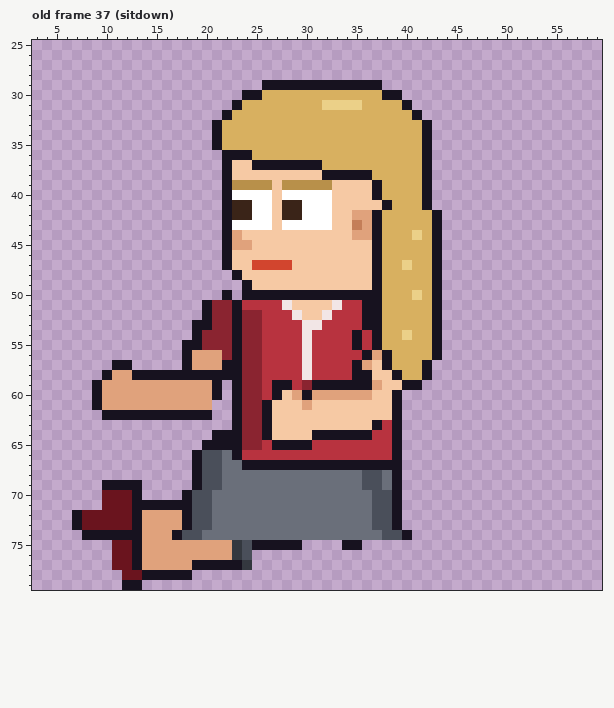
Two states of a pixel-art file, sprites/clients/client_karen_left_anim.aseprite. The picture above was drawn from the file before the commit.
64x80 pixels, 85 frames. Colours within 5 levels of each other are drawn and written as one. Shown: old frame 37 (sitdown): x 3..59, y 25..79. The commit also changed other frames, which this record leaves out.
The result:
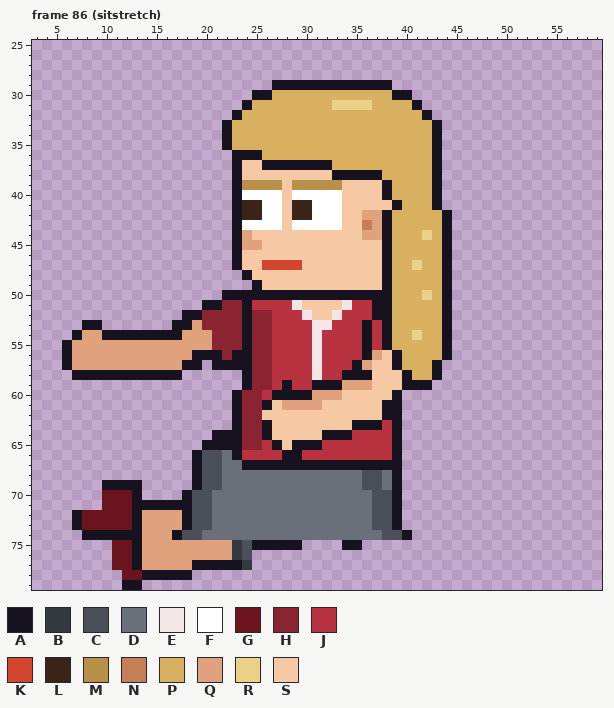
Palette (. is transparent): A #17121f  B #34383f  C #4a4f5a  D #6a6f7a  E #f2e6e6  F #ffffff  G #6a141e  H #8a2430  J #b8333f  K #d2452e  L #3a2418  M #b8904a  N #c47e58  P #d8b060  Q #e0a27c  R #ebd088  S #f6c9a4
A new or re-ordered frame is compared with the old frame closest to it.
The exact change:
frames 85 -> 123
Changed rows in their new state; - is an unchanged pixel.
Frame 86 (sitstretch) is new; against old frame 37 (sitdown):
first column x 6:
29 --------------------.-----------A------
30 ------------------.-A-----------P-A----
31 -----------------.A-------P---R---PA---
32 ----------------.A-----------------PA--
33 ---------------.A-------------------PA-
34 ---------------.A-------------------PA-
35 ---------------.A-------------------PA-
36 ----------------.--A----------------PA-
37 ----------------.A-S------A---------PA-
38 ----------------.A--------S----A----PA-
39 ----------------.A---MS----M---SA---PA-
40 ----------------.A---FS----F---SA---PA-
41 ----------------.A-L-FS-L--F----SA--PA-
42 ----------------.A-L-FS-L--F-S-QA----PA
43 ----------------.A---FS----F-SNQA----PA
44 ----------------.AQ----------S-QA--PRPA
45 ----------------.A-Q-----------SA----PA
46 ----------------.A-------------SA----PA
47 ----------------.A-S---K-------SA-PR-PA
48 -----------------.A------------SA----PA
49 ------------------.A-----------SA----PA
50 -----------------A--------------A--PRPA
51 ---------------A-HA---JE---SE-J-A----PA
52 ------------AAH--HA-H--JE-SE--J-A----PA
53 --AA-------AAQH--HA-H---J-E----JA----PA
54 -AQQAAAAAAAAQQQ--HA-H---JE---JAJA-PR-PA
55 AQQQQQQQQQQQQQQ--HA-H---JE---JAJA----PA
56 AQQQQQQQQQQQQAAA--A-H---JE------SA---PA
57 AQQQQQQQQQQQ-A.A--A-H---JE------SA--PA-
58 -AAA-AA-----......A-H---JE--A----SA-PA-
59 ---.............-.A-HJ--J---QQQS----A--
60 ---.............------AA----SSS--------
61 ---............-------QQ-Q------A------
62 ----...........-----S-----------A------
63 -----------------------------AA--------
64 -------------------------S---JJ--------
65 ----------------------S--A-------------
66 ----------------------AA---------------
Where, in picture pixels (left, top, right, bottom), the same in both pictures:
changed: (62, 80, 452, 460)
